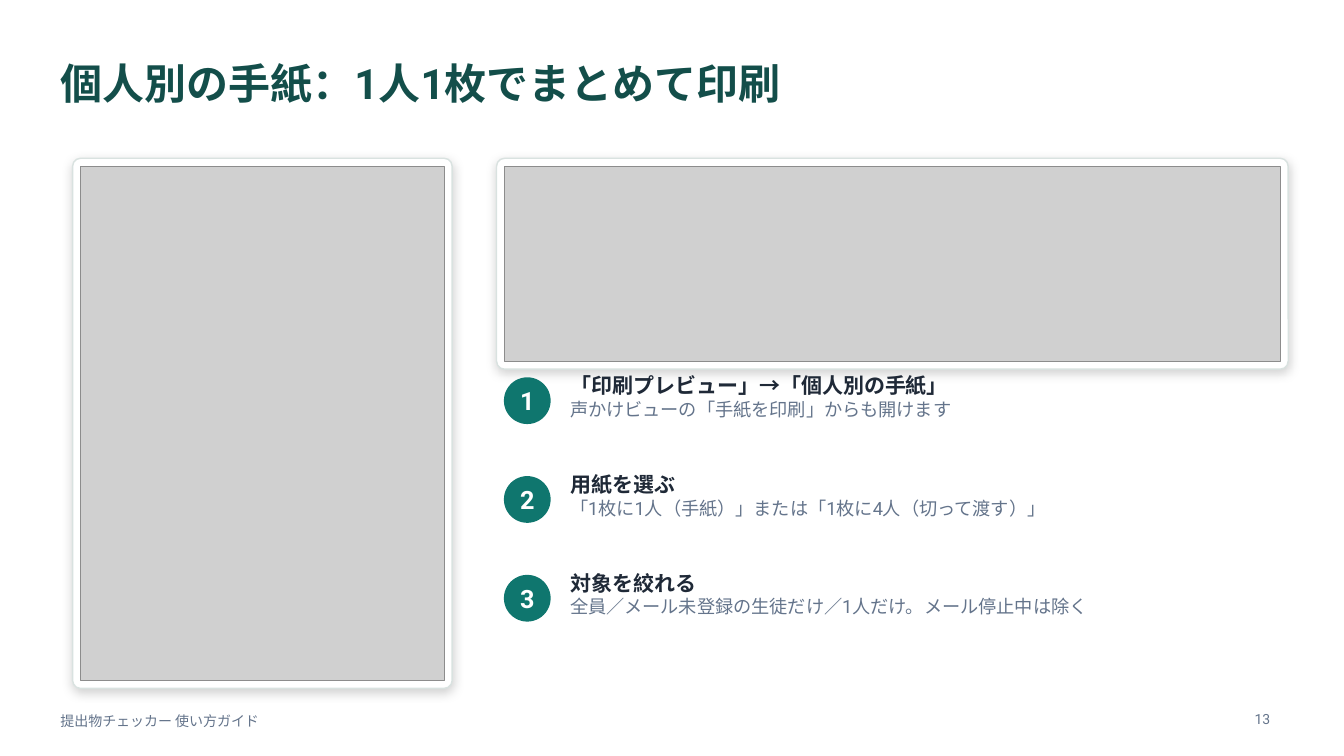
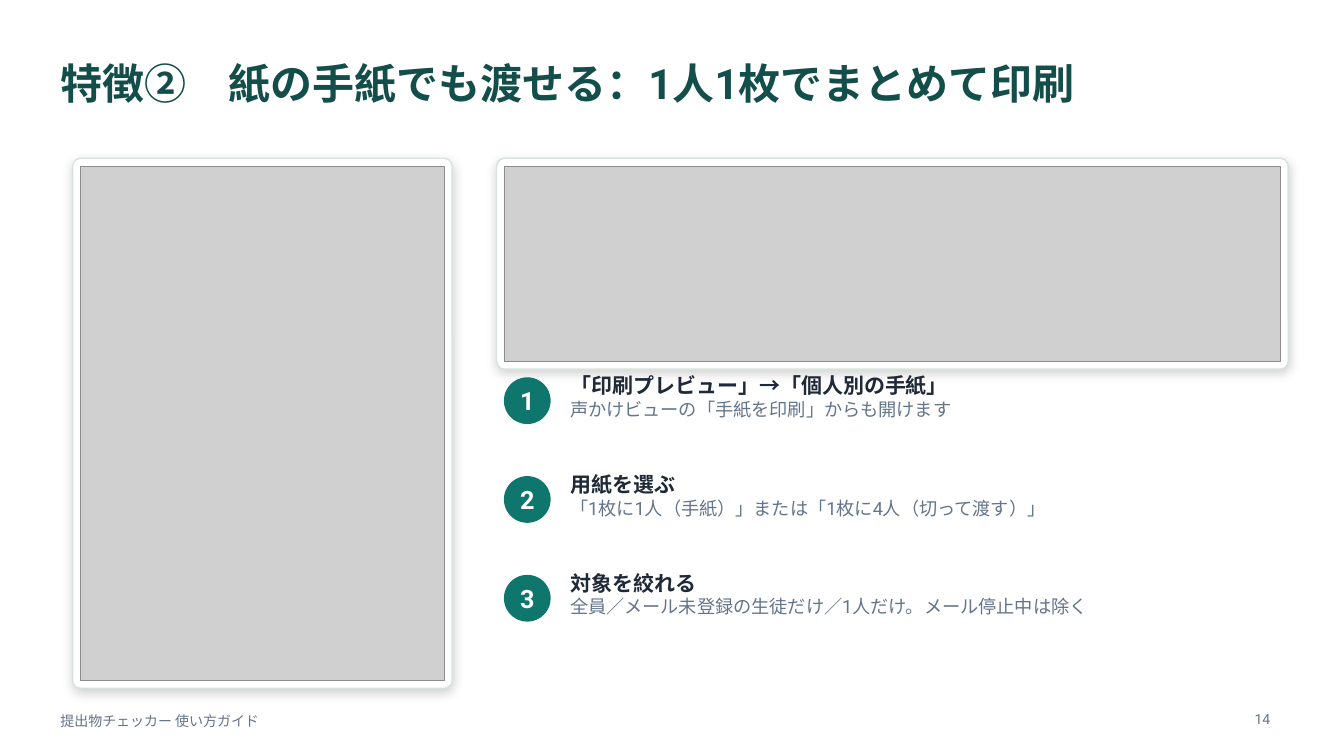
Before and after one commit to daharakazu-glitch/homework-checker, a slide deck: slide 14 of docs/提出物チェッカー_使い方ガイド.pptx (slide 13 before the commit). Drawn at 1344x756 pixels with LibreOffice and Linux fonts; fonts in the diff are those of the drawing; grey boxes stand for pictures. Boxes give left, top, right and bottom in pixels: in the first picture for what was removed or moved away, otherwise in the second. Text is boxed around its words. In the diff, an @@ line names an element or a change of style, - is before the commit and + after.

```diff
--- a/docs/提出物チェッカー_使い方ガイド.pptx
+++ b/docs/提出物チェッカー_使い方ガイド.pptx
@@ title at (60, 63, 1074, 103): text changed @@
-個人別の手紙：1人1枚でまとめて印刷
+特徴② 紙の手紙でも渡せる：1人1枚でまとめて印刷
@@ page number at (1255, 714, 1271, 724): text changed @@
-13
+14
```
Also in this commit, not shown: 7 other slides changed, 3 slides added, 2 slides removed, 3 other files.
